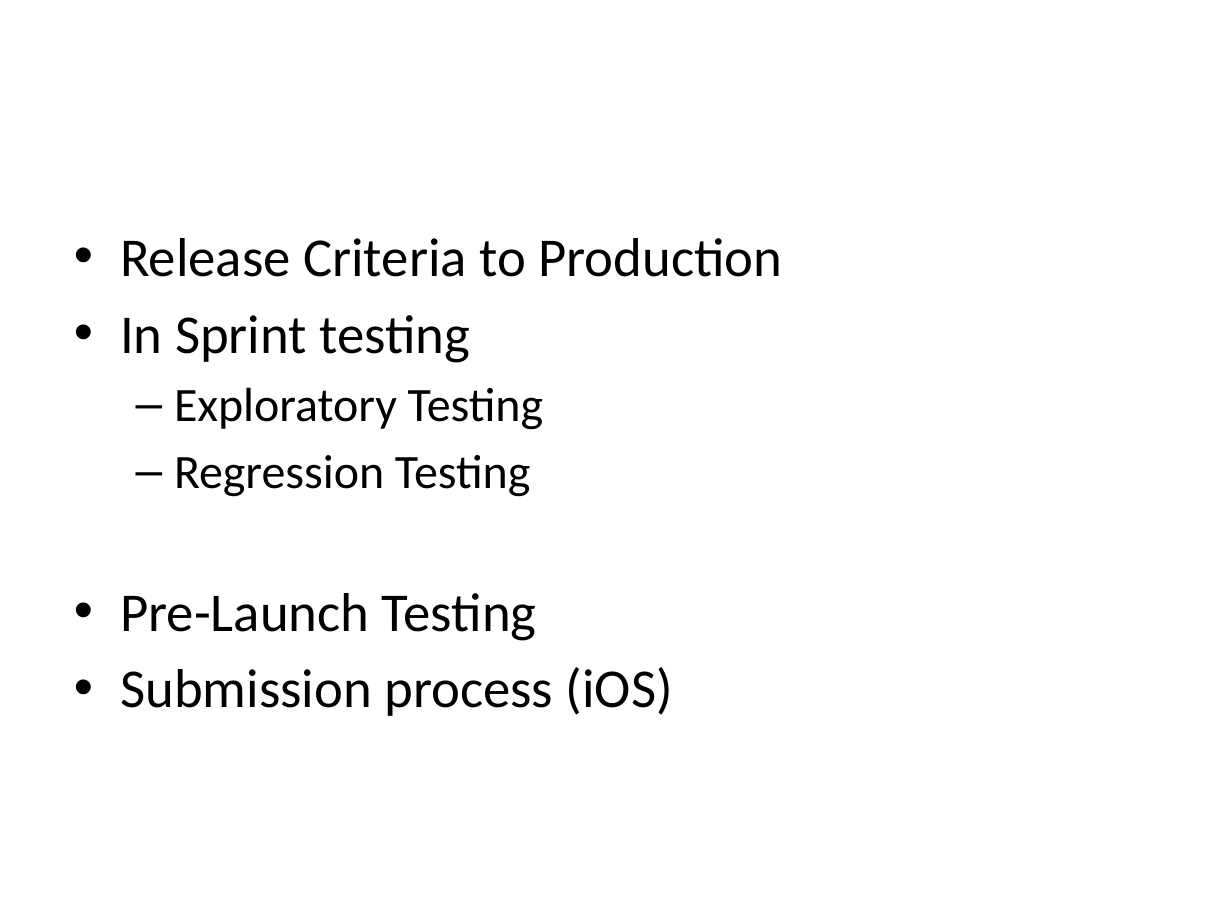
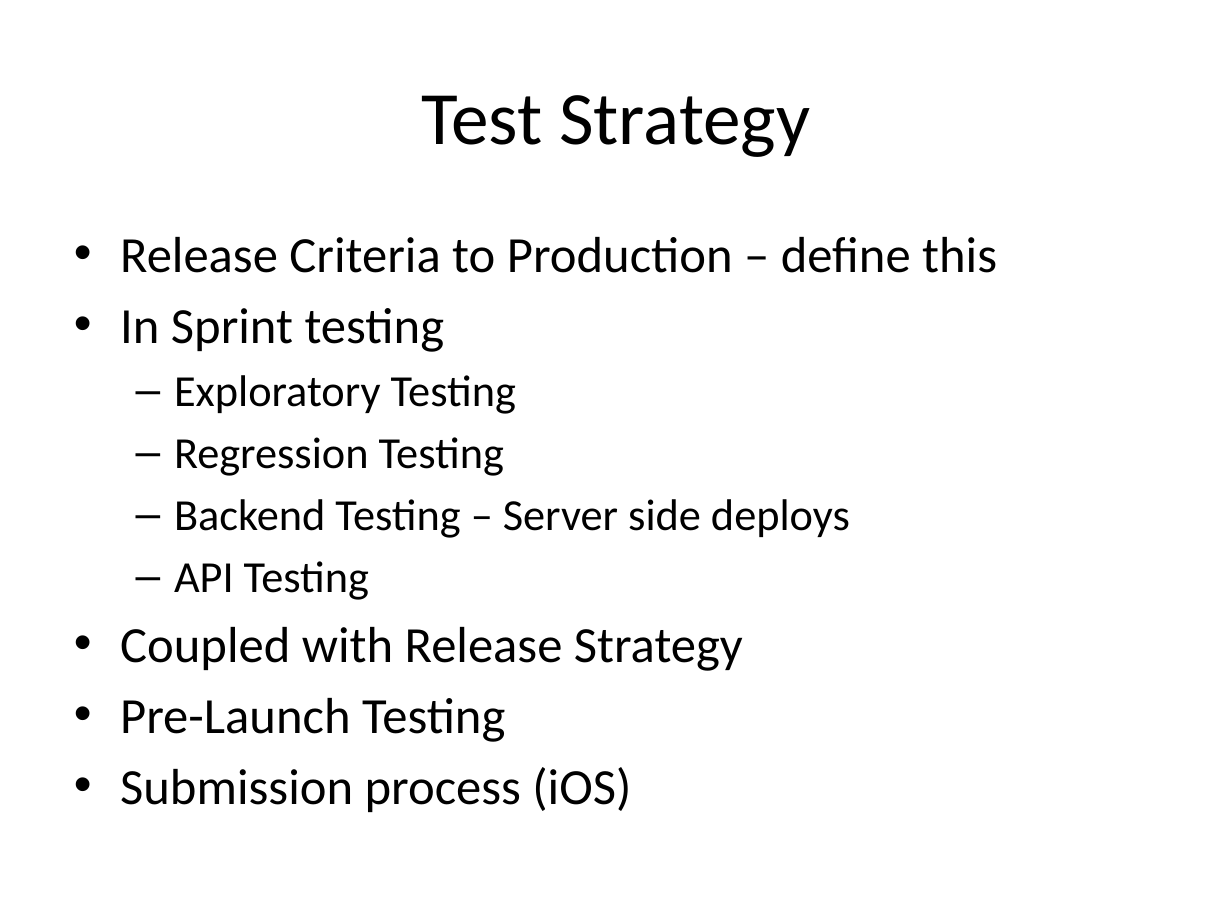
Before and after one commit to swatisqa/QA_Presentations, a slide deck: slide 4 of MobileBestPractices.pptx. Drawn at 1232x924 pixels with LibreOffice and Linux fonts; fonts in the diff are those of the drawing. Boxes give left, top, right and bottom in pixels: in the first picture for what was removed or moved away, otherwise in the second. Text is boxed around its words. In the diff, an @@ line names an element or a change of style, - is before the commit and + after.

```diff
--- a/MobileBestPractices.pptx
+++ b/MobileBestPractices.pptx
@@ title added at <box>421,95,810,157</box>, 44 pt, text #000000 @@
+Test Strategy
@@ text at <box>120,237,997,273</box>: text changed; size 32 to 29.6 pt @@
-• Release Criteria to Production
+• Release Criteria to Production – define this
@@ text at <box>120,308,631,812</box>: size 32 to 29.6 pt in "In Sprint testing", "Pre-Launch Testing", "Submission process (iOS)"; size 28 to 25.9 pt in "Exploratory Testing", "Regression Testing" @@
@@ text at <box>120,499,850,671</box>: paragraphs added @@
+  – Backend Testing – Server side deploys
+  – API Testing
+• Coupled with Release Strategy
```
Also in this commit, not shown: 3 other slides changed.
